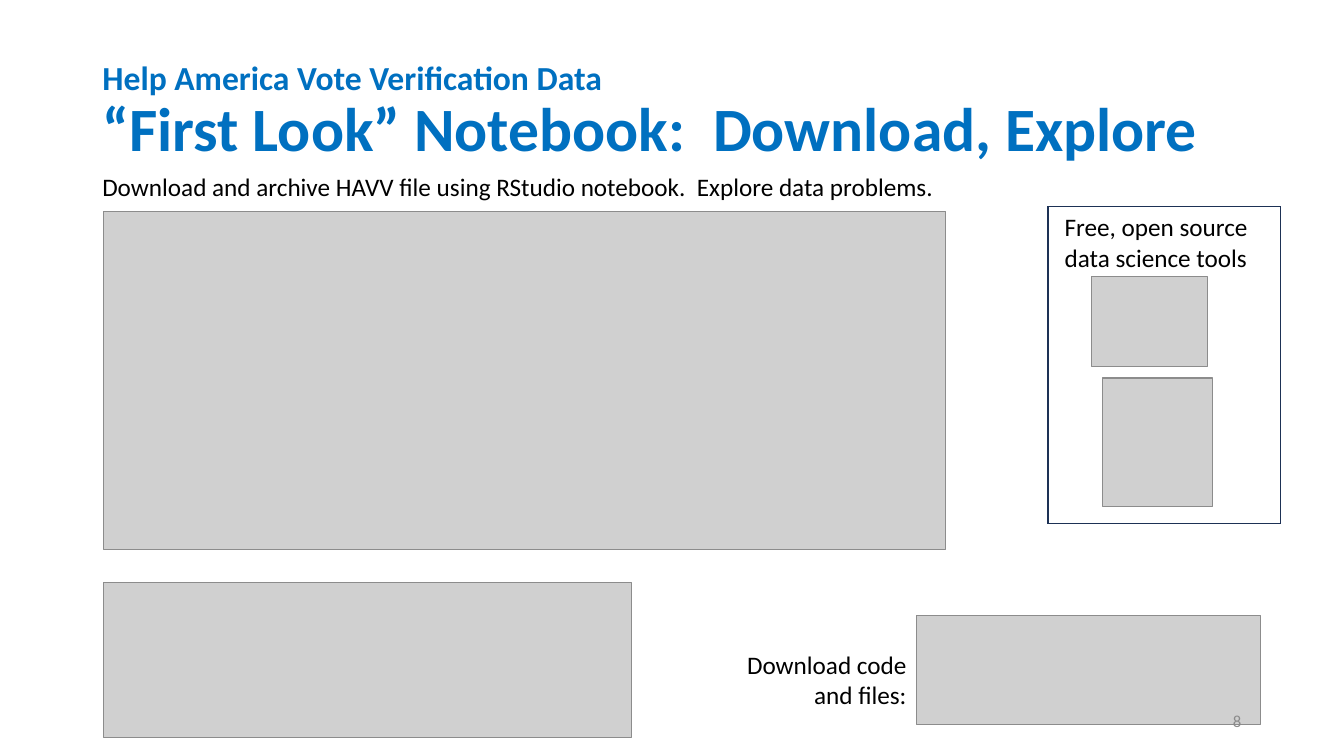
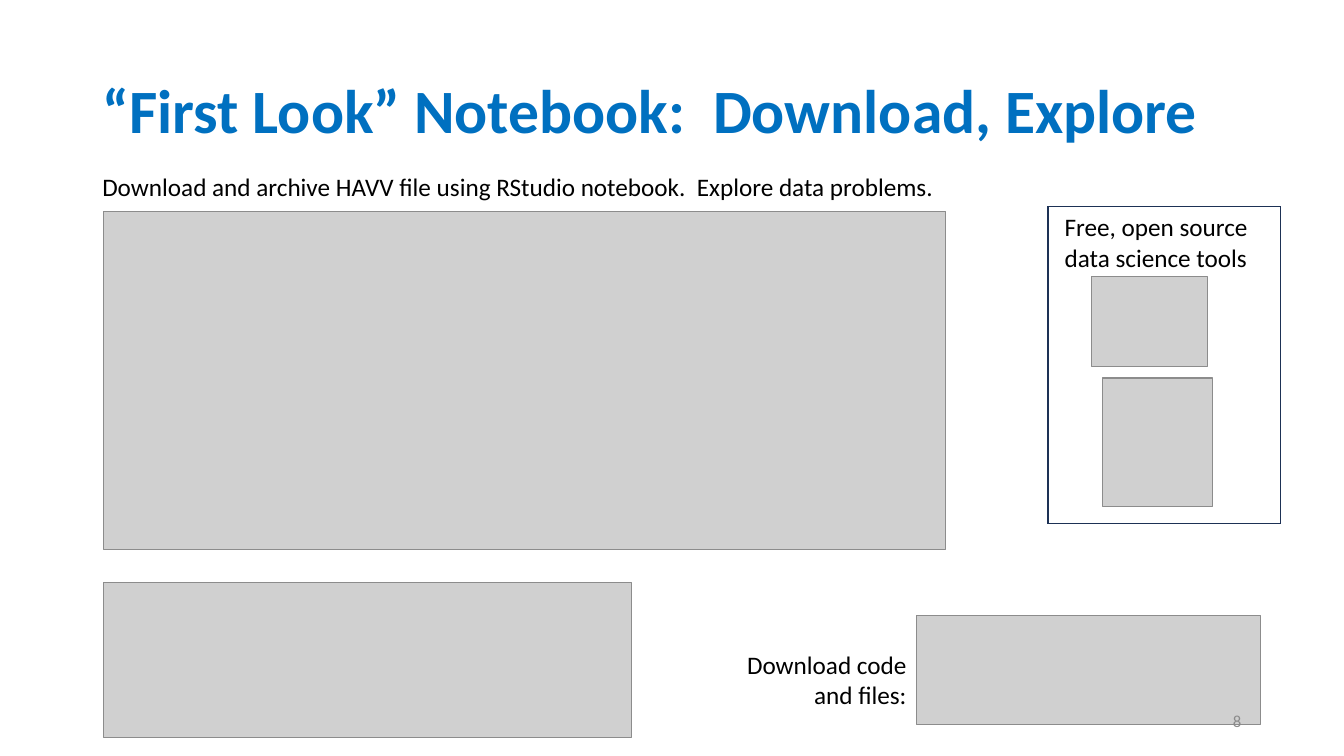
Before and after one commit to EarlGlynn/HAVV-analysis, a slide deck: slide 8 of HAVV-Analysis-2024-07-23.pptx. Drawn at 1344x756 pixels with LibreOffice and Linux fonts; fonts in the diff are those of the drawing; grey boxes stand for pictures. Boxes give left, top, right and bottom in pixels: in the first picture for what was removed or moved away, otherwise in the second. Text is boxed around its words. In the diff, an @@ line names an element or a change of style, - is before the commit and + after.

```diff
--- a/HAVV-Analysis-2024-07-23.pptx
+++ b/HAVV-Analysis-2024-07-23.pptx
@@ title at (x1=102, y1=87, x2=1197, y2=143): text changed @@
-Help America Vote Verification Data
-“First Look” Notebook: Download, Explore
+“First Look” Notebook: Download, Explore
```
Also in this commit, not shown: 8 other slides changed, 1 other file.
